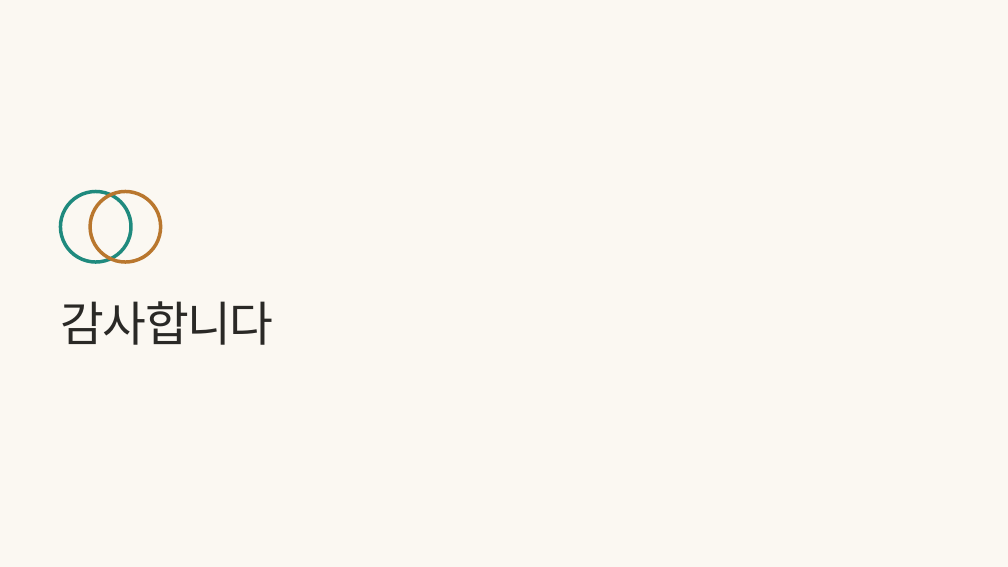
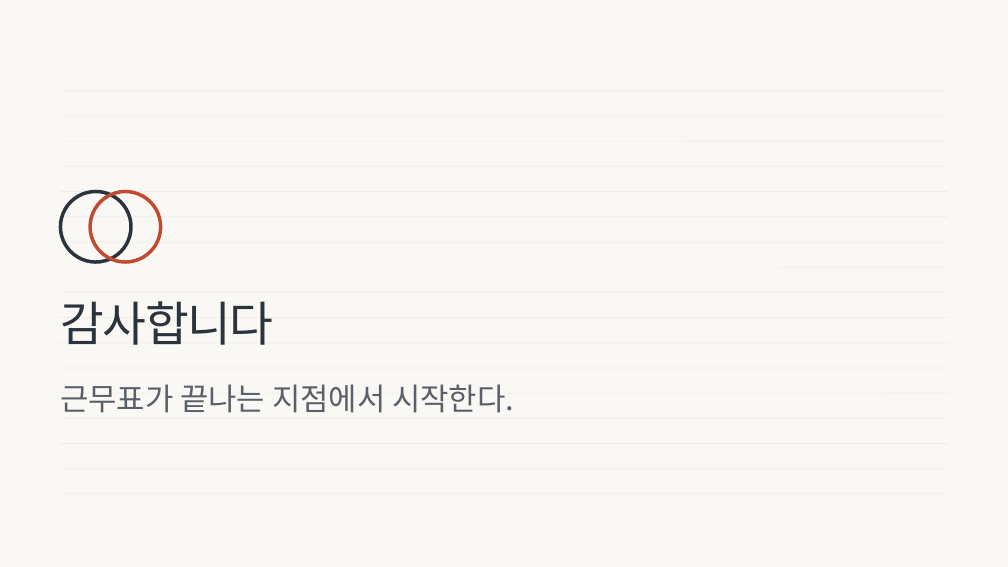
Before and after one commit to wodnjs2020136144/skala-webservice-mini, a slide deck: slide 41 of deliverables/10반_황재원_너와나의인계고리-개요.pptx (slide 40 before the commit). Drawn at 1008x567 pixels with LibreOffice and Linux fonts; fonts in the diff are those of the drawing. Boxes give left, top, right and bottom in pixels: in the first picture for what was removed or moved away, otherwise in the second. Text is boxed around its words. In the diff, an @@ line names an element or a change of style, - is before the commit and + after.

```diff
--- a/deliverables/10반_황재원_너와나의인계고리-개요.pptx
+++ b/deliverables/10반_황재원_너와나의인계고리-개요.pptx
@@ background #FBF8F2 to #F9F8F4 @@
@@ ellipse at bbox=[60, 192, 131, 262]: outline #1F8A7E 2.5 pt to #2B333C 2.5 pt @@
@@ line added from (60, 192) to (948, 192), #EFEDE7 0.5 pt @@
@@ ellipse at bbox=[90, 192, 160, 262]: outline #B9772E 2.5 pt to #C24A31 2.5 pt @@
@@ line added from (60, 217) to (948, 217), #EFEDE7 0.5 pt @@
@@ line added from (60, 242) to (948, 242), #EFEDE7 0.5 pt @@
@@ text "감사합니다" at bbox=[60, 301, 273, 345]: text colour #2A2926 to #2B333C @@
@@ line added from (60, 318) to (948, 318), #EFEDE7 0.5 pt @@
@@ line added from (60, 343) to (948, 343), #EFEDE7 0.5 pt @@
@@ text added at bbox=[60, 384, 514, 413], 22 pt, text #5A6069 @@
+근무표가 끝나는 지점에서 시작한다.
@@ line added from (60, 393) to (948, 393), #EFEDE7 0.5 pt @@
```
Also in this commit, not shown: 38 other slides changed, 2 slides added, 1 slide removed, 8 other files.
